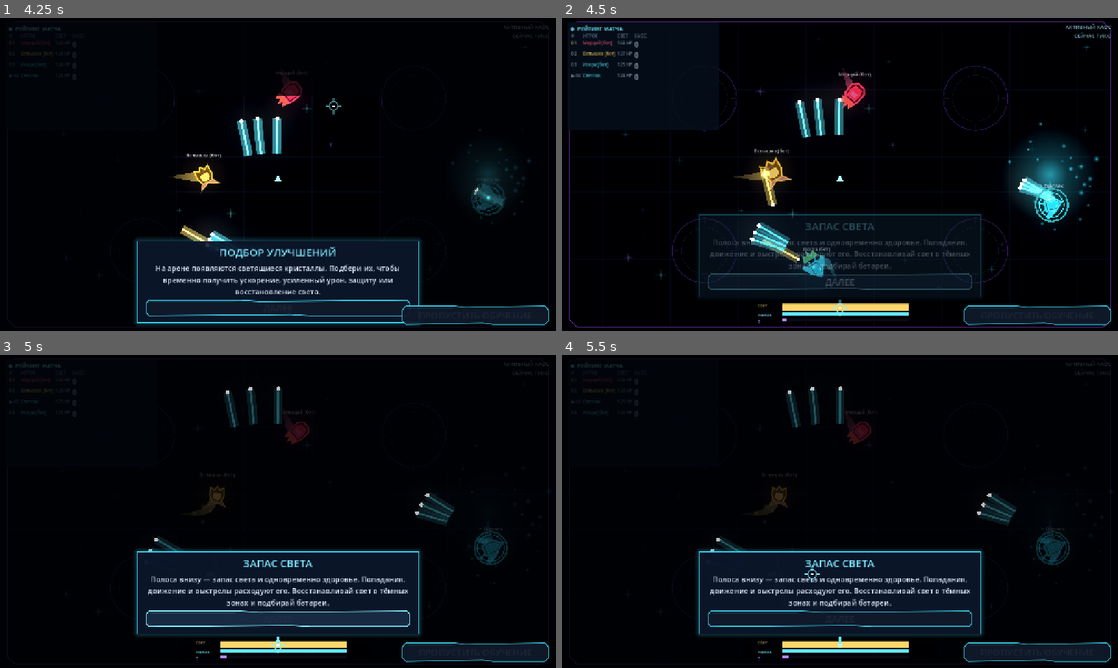
Above: before the commit, frames 1-4 (two rows, left to right).
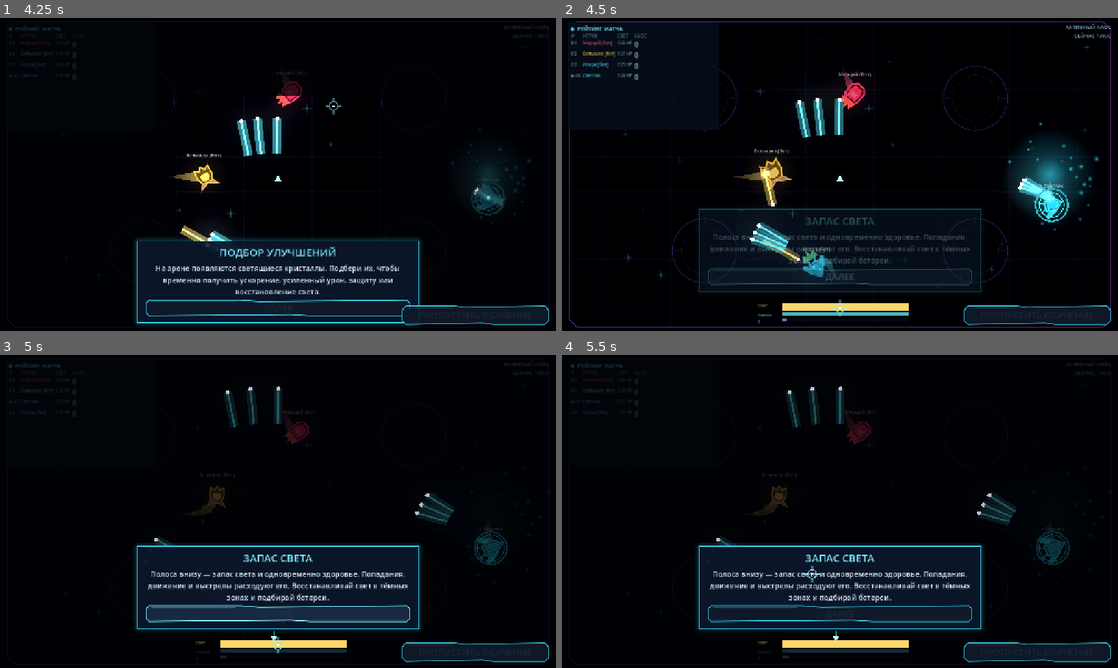
Above: after the commit, the same moments.

Repository: DvoreZZKy/svetobalamut
Game: Godot game, scene res://scenes/menu.tscn
Two runs of this game, one before a commit and one after it. Both use one fixed random seed, a clock stepped at 60 frames per second and the inputs below.
Inputs (mouse positions are in pixels of both pictures, inside the frame that each line leads up to):
- Up to frame 1 (4.25 s): click "Играть одному (с ботами)" at 0.5 s; tap Enter (restart) at 1.25 s; move the mouse to (400, 158) at 1.27 s; hold D (right) 1.28-2 s; tap Q (ability) at 1.35 s; click (400, 158) at 1.42 s; click "ДАЛЕЕ" at 2 s; move the mouse to (166, 190) at 2.77 s; hold S (down) 2.78-3.53 s; tap Space (dash) at 2.85 s; move the mouse to (333, 105) at 3.52 s; press the mouse at (333, 105) at 3.53 s; hold D (right) from 3.53 s (still down)
- Up to frame 2 (4.5 s): release D (right) at 4.25 s; release the mouse at (895, 105) at 4.25 s; click "ДАЛЕЕ" at 4.25 s
- Up to frame 3 (5 s): no input
- Up to frame 4 (5.5 s): move the mouse to (812, 574) at 5.02 s; hold W (up) from 5.03 s (still down); tap E (possess) at 5.1 s; click (812, 574) at 5.17 s

Frame 1 is identical in both runs. In frame 2, 3.5% of the frame differs, in the area x 24-76%, y 60-97%; in frame 3, 6.7%; in frame 4, 5.8%.

Commit message:
Align the tutorial light pointer with the redesigned meter

Diff:
--- a/scripts/arena_tutorial.gd
+++ b/scripts/arena_tutorial.gd
@@ -404,7 +404,7 @@
 		"timer": return Rect2(Vector2(vp.x - 450, 0), Vector2(450, 115))
 		"score": return Rect2(Vector2(0, 0), Vector2(545, 420))
 		"help": return Rect2(Vector2(vp.x - 525, 0), Vector2(525, 145))
-		"light": return Rect2(Vector2(vp.x * 0.5 - 220, vp.y - 62), Vector2(440, 40))
+		"light": return Rect2(Vector2(vp.x * 0.5 - 190, vp.y - 74), Vector2(360, 30))
 		"dash": return Rect2(Vector2(vp.x * 0.5 - 220, vp.y - 43), Vector2(440, 15))
 		"ability": return Rect2(Vector2(vp.x * 0.5 - 220, vp.y - 29), Vector2(440, 15))
 		"arena": return Rect2(vp * 0.5 - Vector2(240, 180), Vector2(480, 360))
